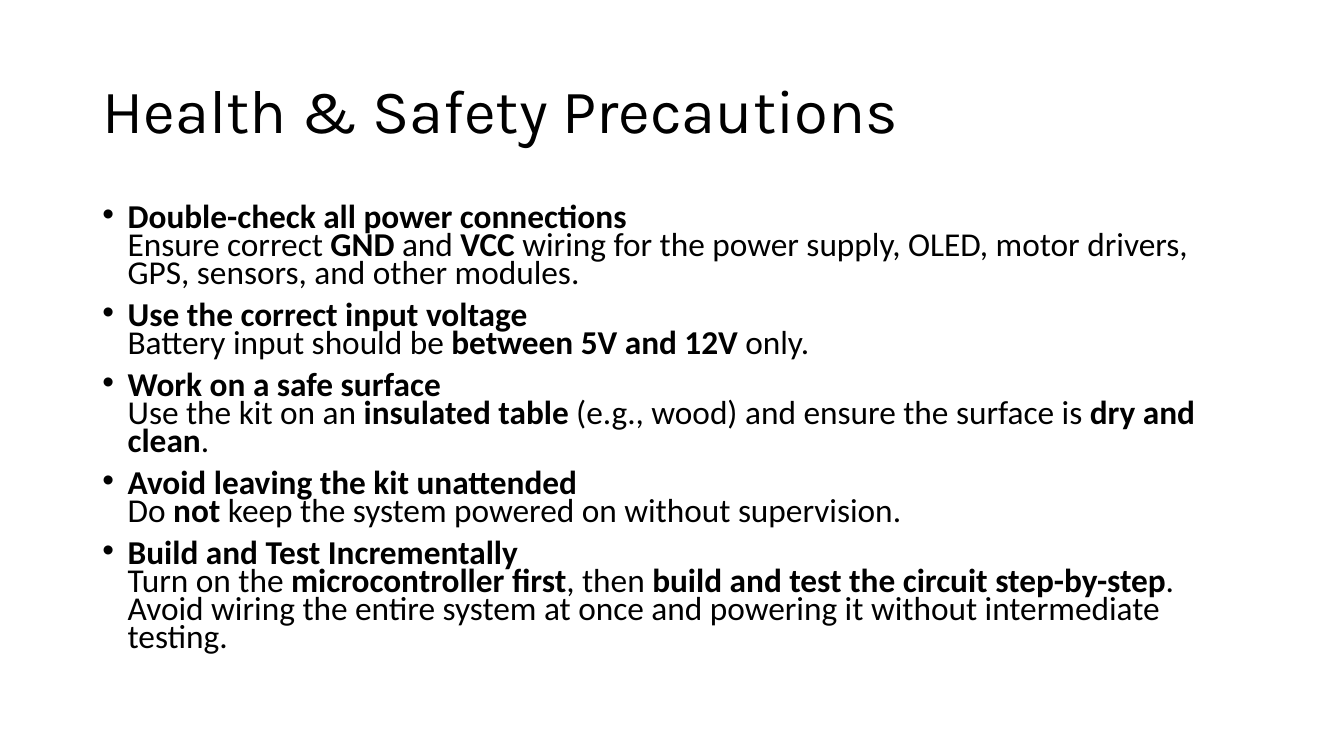
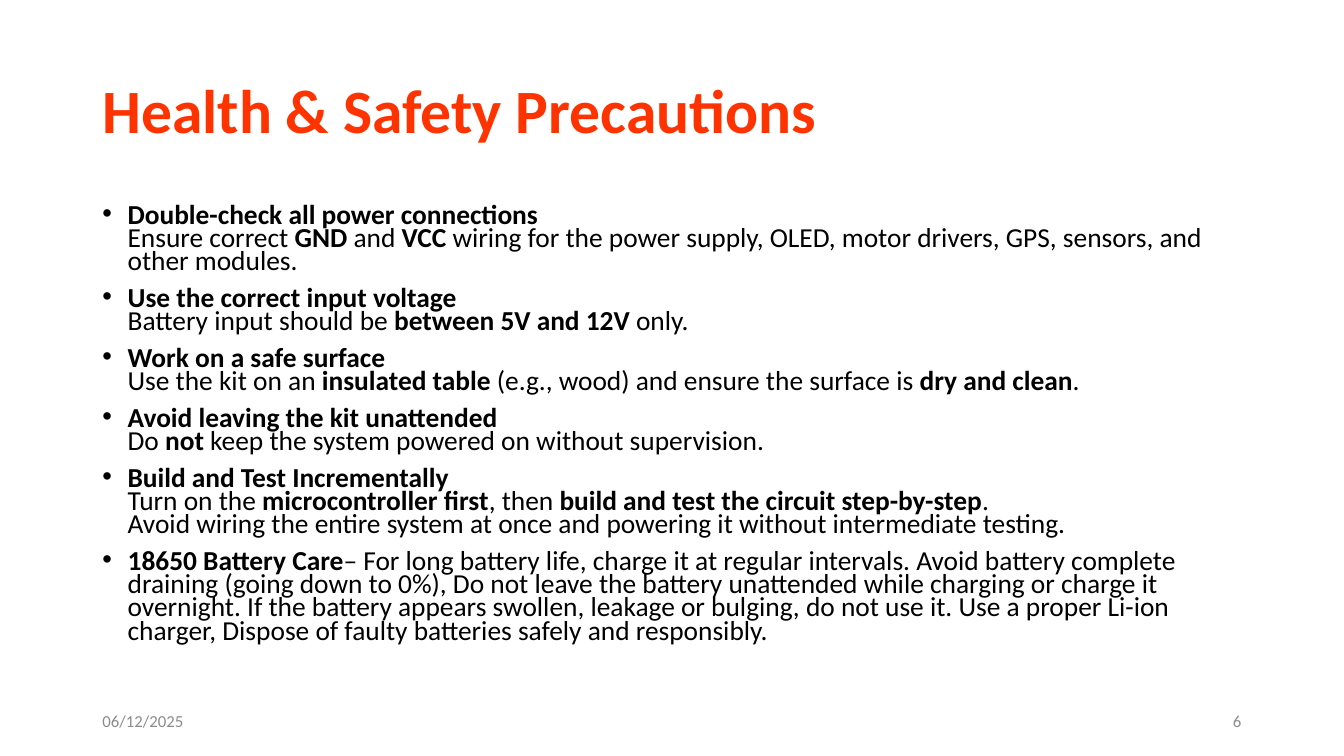
Before and after one commit to info-zas/Training, a slide deck: slide 6 of GPREC/03_Communications/Kit3_Communication_Training.pptx. Drawn at 1344x756 pixels with LibreOffice and Linux fonts; fonts in the diff are those of the drawing. Boxes give left, top, right and bottom in pixels: in the first picture for what was removed or moved away, otherwise in the second. Text is boxed around its words. In the diff, an @@ line names an element or a change of style, - is before the commit and + after.

```diff
--- a/GPREC/03_Communications/Kit3_Communication_Training.pptx
+++ b/GPREC/03_Communications/Kit3_Communication_Training.pptx
@@ title "Health & Safety Precautions" at [102, 89, 817, 143]: font Karla to Calibri, text colour #000000 to #FF3300, bold on @@
@@ text at [128, 204, 1202, 538]: size 23.8 to 19.6 pt in "Double-check all power connections Ensure correct GND ...", "Use the correct input voltage Battery input ...", "Work on a safe surface Use the ...", "Avoid leaving the kit unattended Do not ..." and 1 more places @@
@@ text at [128, 551, 1175, 645]: paragraph added @@
+• 18650 Battery Care– For long battery life, charge it at regular intervals. Avoid battery complete draining (going down to 0%), Do not leave the battery unattended while charging or charge it overnight. If the battery appears swollen, leakage or bulging, do not use it. Use a proper Li-ion charger, Dispose of faulty batteries safely and responsibly.
@@ text added at [102, 715, 183, 728], 12 pt, text #8C8C8C @@
+06/12/2025
@@ page number added at [1233, 716, 1241, 727], 12 pt, text #8C8C8C @@
+6
```
Also in this commit, not shown: 13 other slides changed, 1 slide added, 1 other file.
